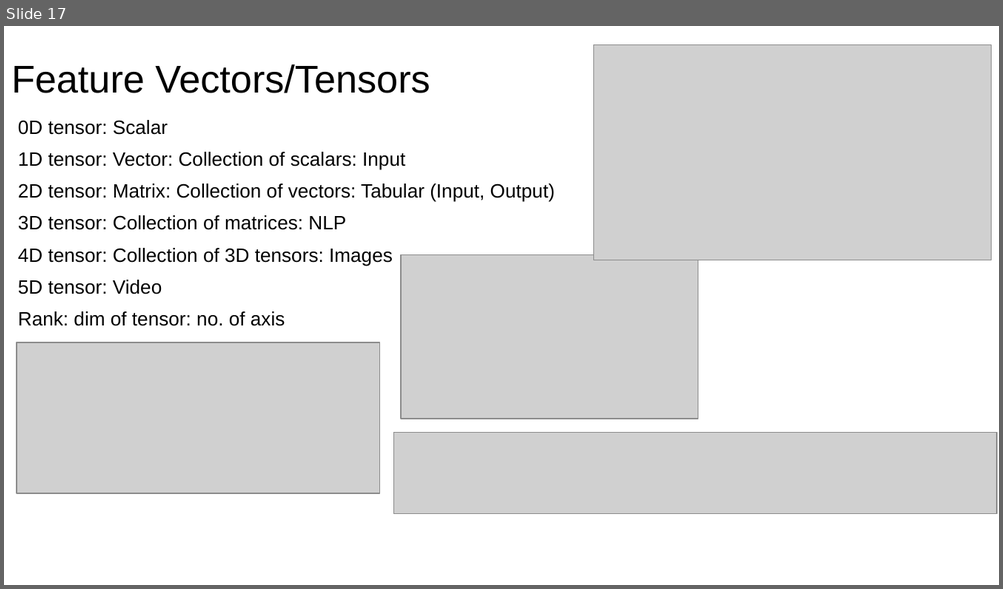
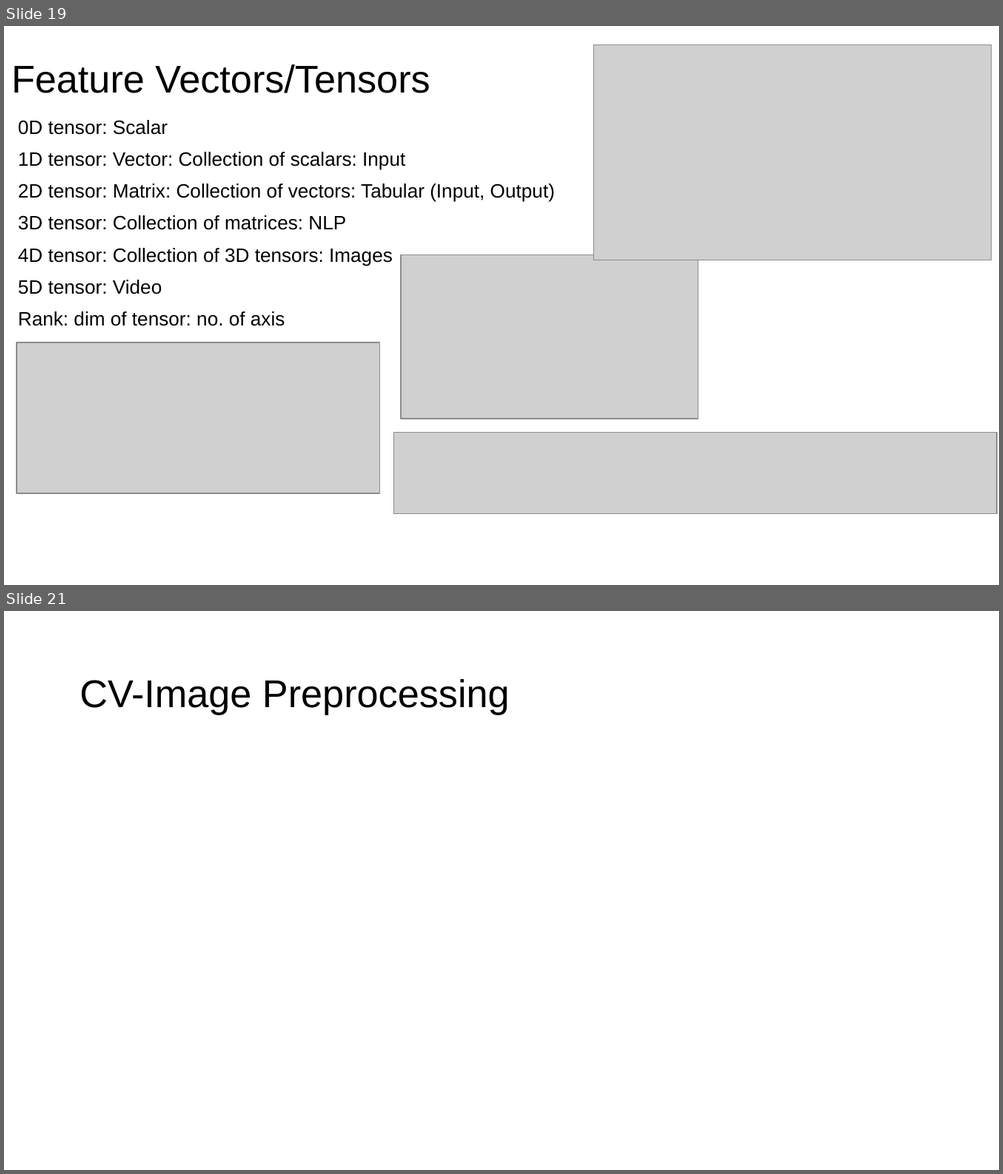
Before and after one commit to SameaSaeed/AI_Notes, a slide deck: 1-DataPreprocessing.pptx. Shown one above the other, each under a label of ours: slide 17 before the commit, slides 19 and 21 after it; the slides between them are not shown. The pictures are 1003x589 and 1003x1174 pixels, drawn with LibreOffice and Linux fonts; fonts in the diff are those of the drawing; grey boxes stand for pictures. Boxes give left, top, right and bottom in pixels: in the first picture for what was removed or moved away, otherwise in the second. Text is boxed around its words. In the diff, an @@ line names an element or a change of style, - is before the commit and + after.

```diff
--- a/1-DataPreprocessing.pptx
+++ b/1-DataPreprocessing.pptx
@@ slide 21 added at [4, 611, 999, 1170], background #FFFFFF @@
@@ title added at [79, 679, 509, 715], 28 pt, text #000000 @@
+CV-Image Preprocessing
@@ what was slide 17 is now slide 19 @@
```
Also in this commit, not shown: 3 other slides added.
